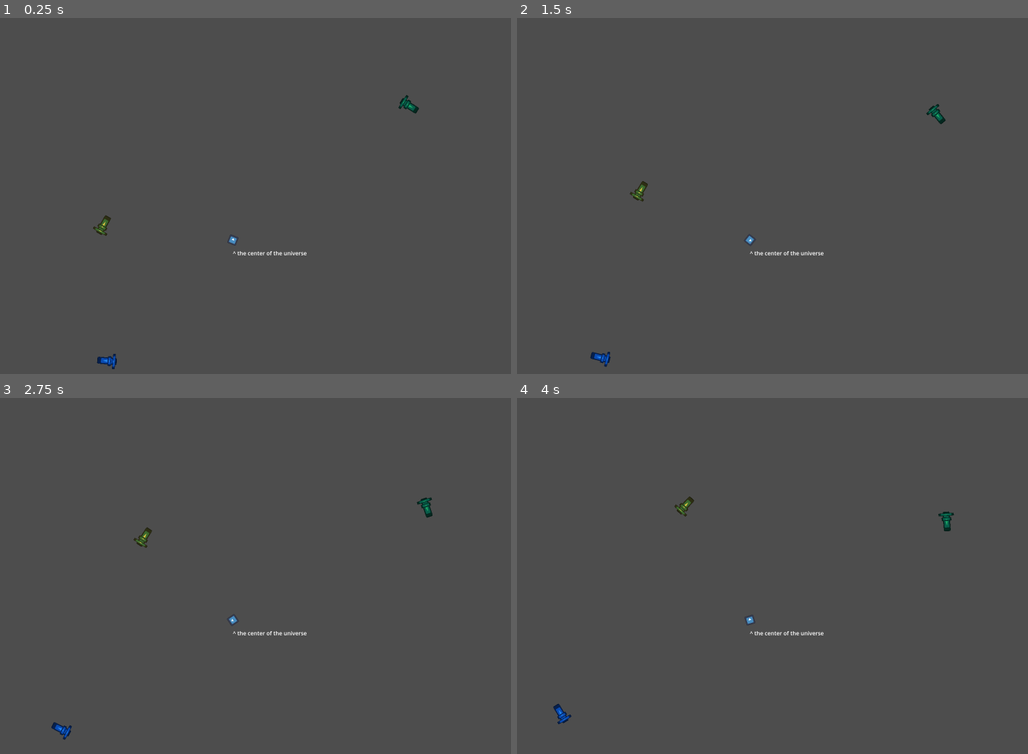
Above: before the commit, frames 1-4 (two rows, left to right).
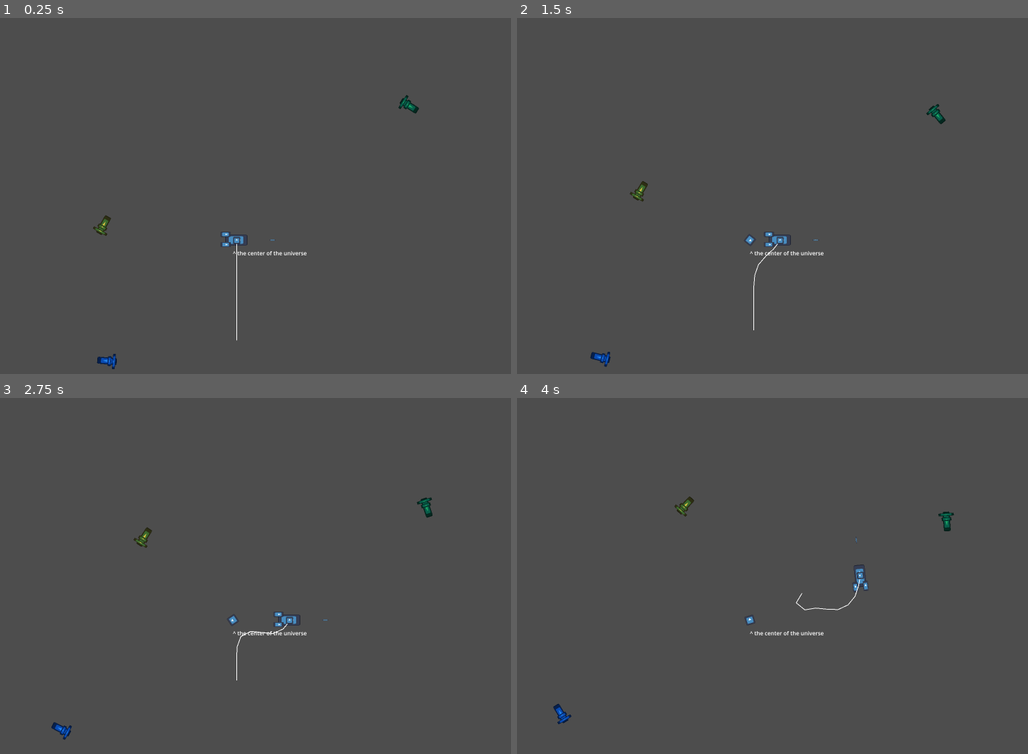
Above: after the commit, the same moments.

Repository: Bromeon/LudumDare54
Game: Godot game, scene res://Scenes/Main/Main.tscn
The game is run twice, just before and just after one commit, with the same random seed, the same clock (stepped at 60 frames per second) and the same inputs. The engine's default icon, where the game draws it, is replaced by a stand-in: a white triangle on a blue panel in a dark square.
Inputs:
- Up to frame 1 (0.25 s): no input
- Up to frame 2 (1.5 s): hold D (Right) 0.53-1.28 s; hold Ctrl (Brake) from 1.28 s (still down)
- Up to frame 3 (2.75 s): release Ctrl (Brake) at 2.03 s; hold D (Right) from 2.03 s (still down)
- Up to frame 4 (4 s): release D (Right) at 2.78 s; hold W (Up) 2.78-3.53 s; hold A (Left) from 3.53 s (still down)

The runs differ from the first frame. In frame 1, 0.1% of the frame differs, in the area x 43-54%, y 60-91%; in frame 2, 0.2%, in the area x 46-59%, y 60-88%; in frame 3, 0.2%; in frame 4, 0.2%.

Commit message:
Downscale ship

Diff:
--- a/Scenes/Main/Main.tscn
+++ b/Scenes/Main/Main.tscn
@@ -7,6 +7,7 @@
 [ext_resource type="Curve2D" uid="uid://ddcukk4djcpb8" path="res://Scenes/Universe/Paths/Path1.tres" id="5_kkofb"]
 [ext_resource type="Curve2D" uid="uid://bjwvxslxdup66" path="res://Scenes/Universe/Paths/Path2.tres" id="6_rjk23"]
 [ext_resource type="Curve2D" uid="uid://cpyrsyofnhv3w" path="res://Scenes/Universe/Paths/Path3.tres" id="7_t62cn"]
+[ext_resource type="PackedScene" uid="uid://d1fv40ekxbg68" path="res://Scenes/PlayerShip/PlayerShip.tscn" id="8_tj2rl"]
 
 [node name="Main" type="Node2D"]
 script = ExtResource("1_uvdap")
@@ -45,3 +46,5 @@
 color = Color(0.827451, 0.752941, 0.247059, 1)
 effect_radius = 250.0
 speed = 3.0
+
+[node name="PlayerShip" parent="." instance=ExtResource("8_tj2rl")]
--- a/Scenes/PlayerShip/PlayerShip.tscn
+++ b/Scenes/PlayerShip/PlayerShip.tscn
@@ -5,12 +5,12 @@
 [ext_resource type="PackedScene" uid="uid://clb0gamk6ivir" path="res://Scenes/PlayerShip/Tether.tscn" id="3_53urk"]
 
 [sub_resource type="CapsuleShape2D" id="CapsuleShape2D_w5qtl"]
-radius = 31.0
-height = 128.0
+radius = 15.0
+height = 59.5799
 
 [sub_resource type="CapsuleShape2D" id="CapsuleShape2D_1fd7g"]
-radius = 16.0
-height = 60.0
+radius = 7.0
+height = 30.0
 
 [node name="PlayerShip" type="RigidBody2D"]
 gravity_scale = 0.0
@@ -25,6 +25,7 @@
 texture = ExtResource("1_nafdu")
 
 [node name="Sprite" type="Node2D" parent="."]
+scale = Vector2(0.5, 0.5)
 
 [node name="Icon" type="Sprite2D" parent="Sprite"]
 position = Vector2(20, 0)
@@ -45,17 +46,18 @@
 texture = ExtResource("1_nafdu")
 
 [node name="CollisionShape2D" type="CollisionShape2D" parent="."]
-position = Vector2(21, 0)
+position = Vector2(10, 0)
 rotation = 1.5708
+scale = Vector2(1.04276, 1.07419)
 shape = SubResource("CapsuleShape2D_w5qtl")
 
 [node name="CollisionShape2D2" type="CollisionShape2D" parent="."]
-position = Vector2(-43, -34)
+position = Vector2(-21, -16)
 rotation = 1.5708
 shape = SubResource("CapsuleShape2D_1fd7g")
 
 [node name="CollisionShape2D3" type="CollisionShape2D" parent="."]
-position = Vector2(-42, 26)
+position = Vector2(-21, 13)
 rotation = 1.5708
 shape = SubResource("CapsuleShape2D_1fd7g")
 
Binary file added: Assets/Sprites/Particles/Spark.aseprite
Not shown: 1 places in Scenes/Main/Main.tscn that only renumber resources
